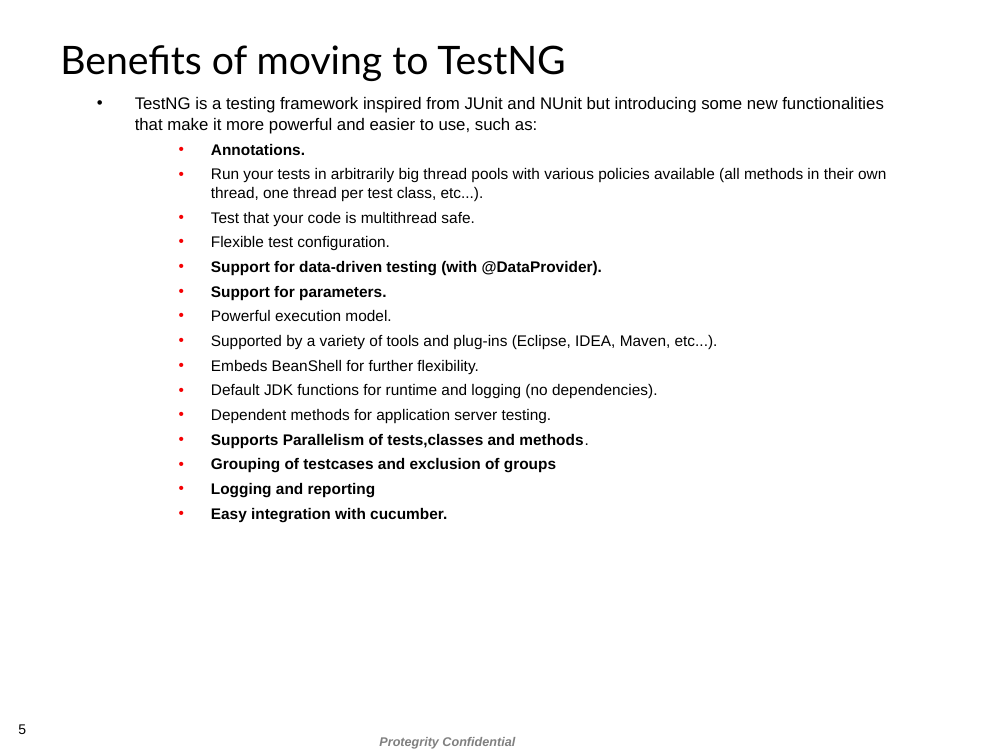
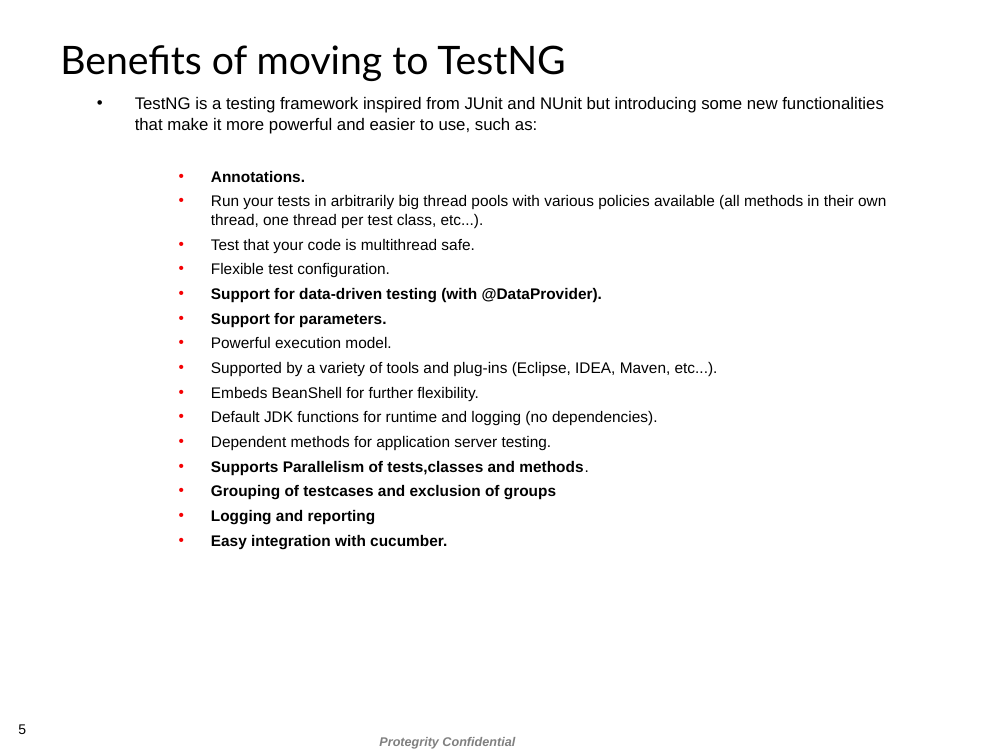
Before and after one commit to nalinigupta04/AQA, a slide deck: slide 5 of AQAFrameworkRestructure.pptx. Drawn at 1008x756 pixels with LibreOffice and Linux fonts; fonts in the diff are those of the drawing; background and template pictures are left out. Boxes give left, top, right and bottom in pixels: in the first picture for what was removed or moved away, otherwise in the second. Text is boxed around its words. In the diff, an @@ line names an element or a change of style, - is before the commit and + after.

```diff
--- a/AQAFrameworkRestructure.pptx
+++ b/AQAFrameworkRestructure.pptx
@@ text "TestNG is a testing framework ..." rewrapped from (135,97,886,522) to (135,97,886,549) @@
```
Also in this commit, not shown: 5 other slides changed.
